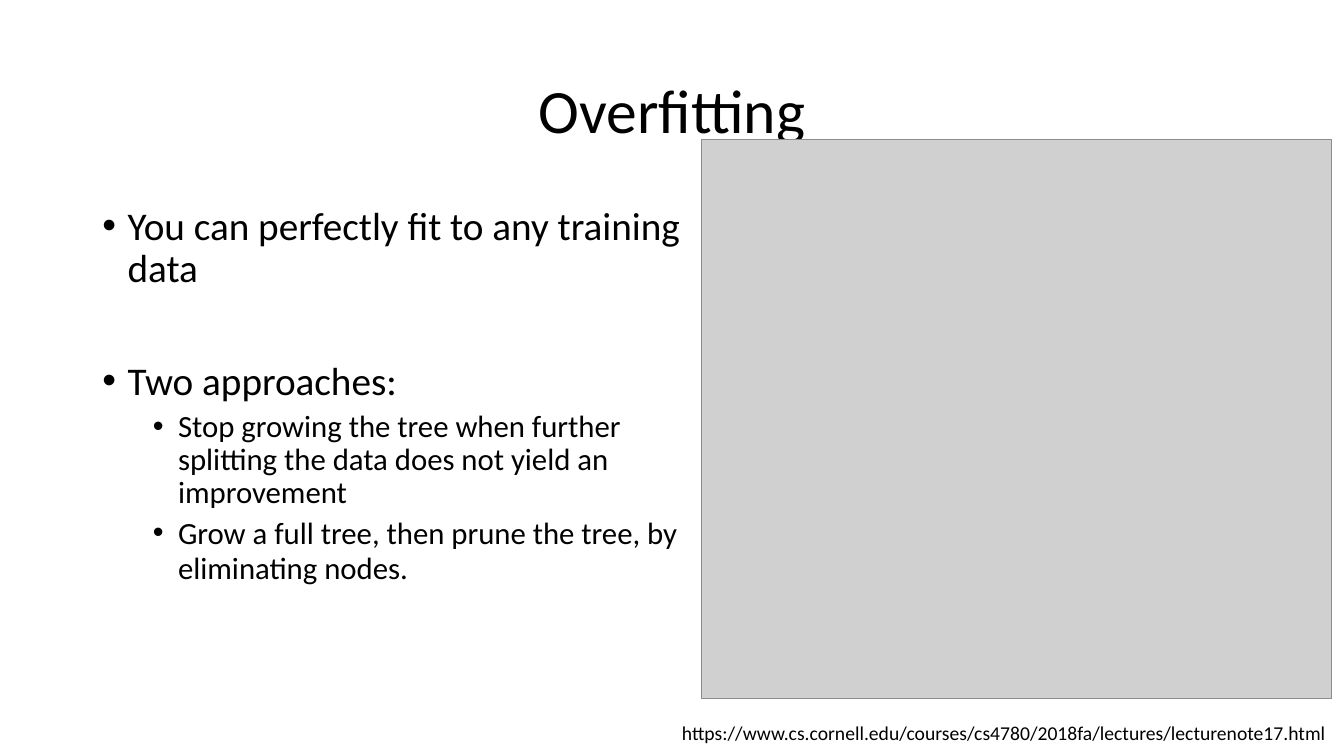
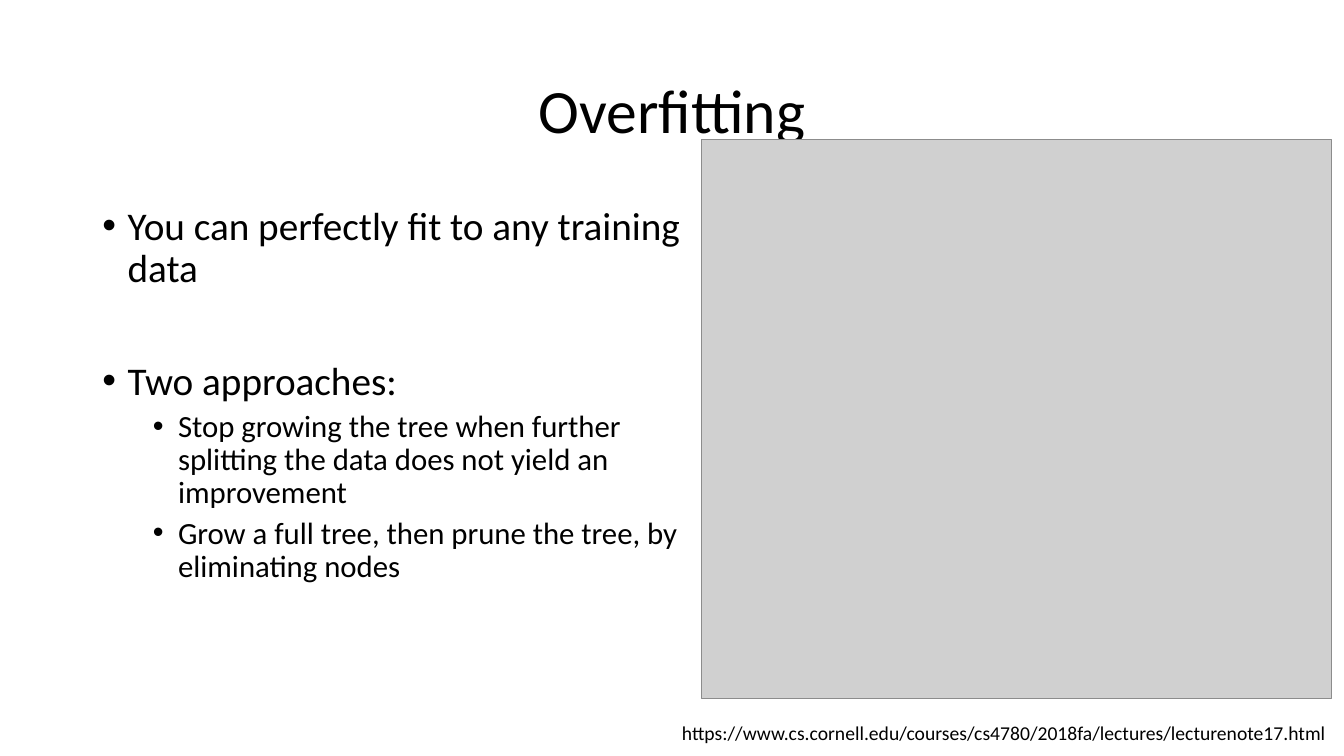
Before and after one commit to yaoyichi/yaoyichi.github.io, a slide deck: slide 28 of spatial-ai/w4w5.3-random-forest.pptx. Drawn at 1344x756 pixels with LibreOffice and Linux fonts; fonts in the diff are those of the drawing; grey boxes stand for pictures. Boxes give left, top, right and bottom in pixels: in the first picture for what was removed or moved away, otherwise in the second. Text is boxed around its words. In the diff, an @@ line names an element or a change of style, - is before the commit and + after.

```diff
--- a/spatial-ai/w4w5.3-random-forest.pptx
+++ b/spatial-ai/w4w5.3-random-forest.pptx
@@ text at [178, 522, 677, 583]: text changed @@
-  • Grow a full tree, then prune the tree, by eliminating nodes.
+  • Grow a full tree, then prune the tree, by eliminating nodes
```
Also in this commit, not shown: 2 other slides changed, 1 slide removed, 11 other files.
